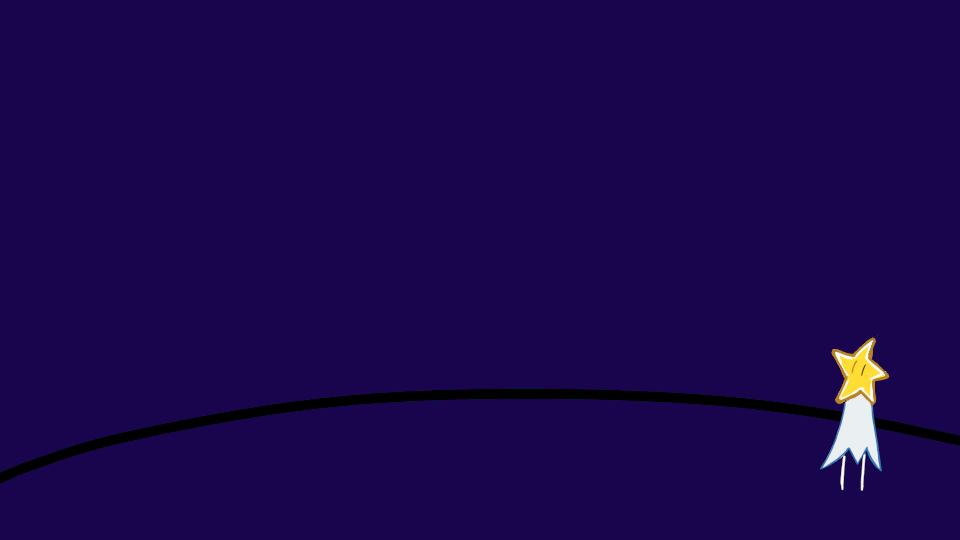
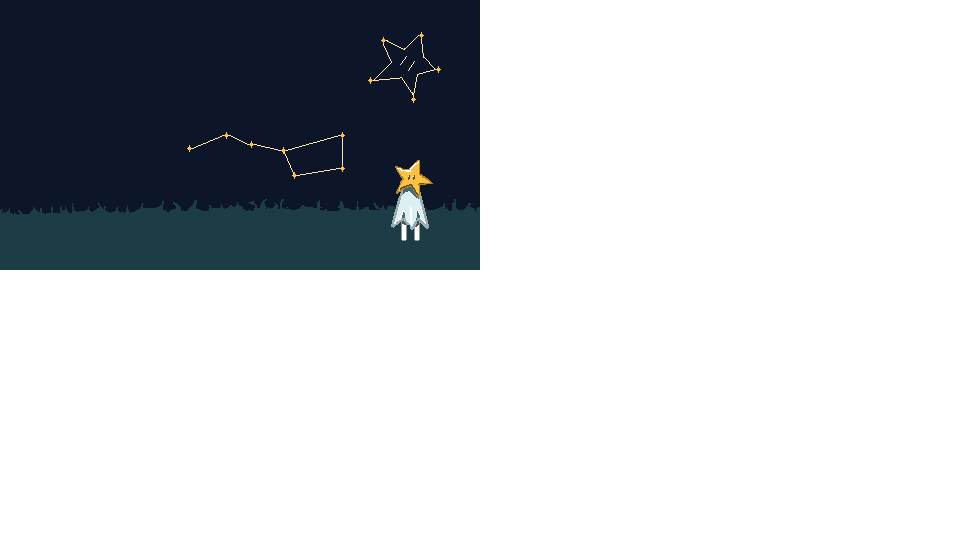
Comparing the layer stacks of the two 960×540 images. Changes:
removed group "Title" (3 layers) over [0, 0, 896, 540]
renamed "Lineart" to "success_bg.png", showed it, moved it out of group "Title", painted on it over [0, 0, 704, 320]
removed group "Character" (4 layers) over [0, 128, 960, 540]
removed layer "Paint Layer 2" from group "Character" over [0, 128, 960, 540]
removed layer "Paint Layer 9" from group "Character" over [832, 320, 896, 448]
removed layer "Paint Layer 5" from group "Character" over [768, 320, 960, 448]
removed layer "Paint Layer 4" from group "Character" over [640, 384, 896, 540]
removed layer "Paint Layer 3" over [0, 384, 960, 512]
removed layer "Paint Layer 6" over [0, 0, 960, 540]